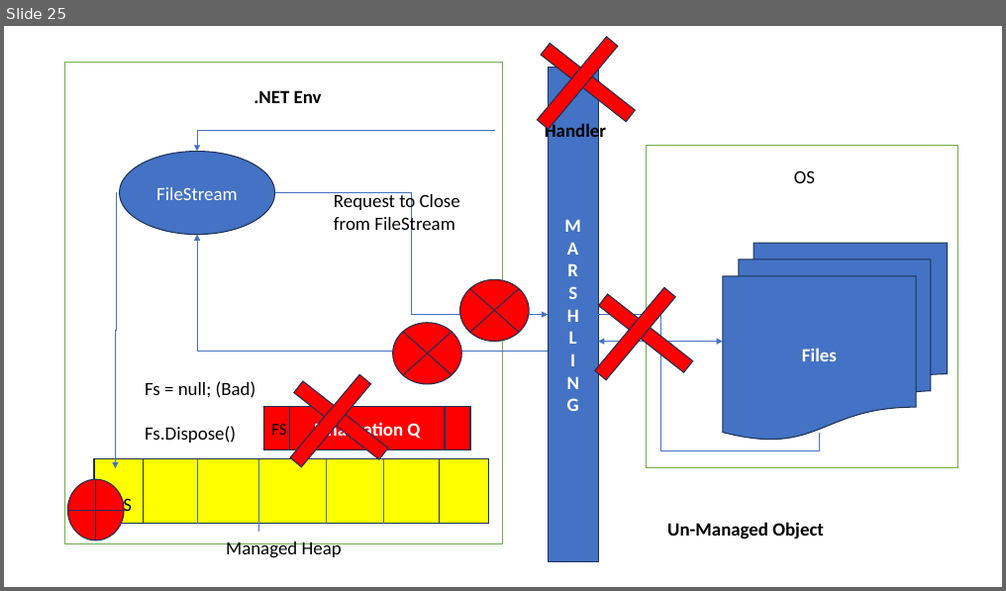
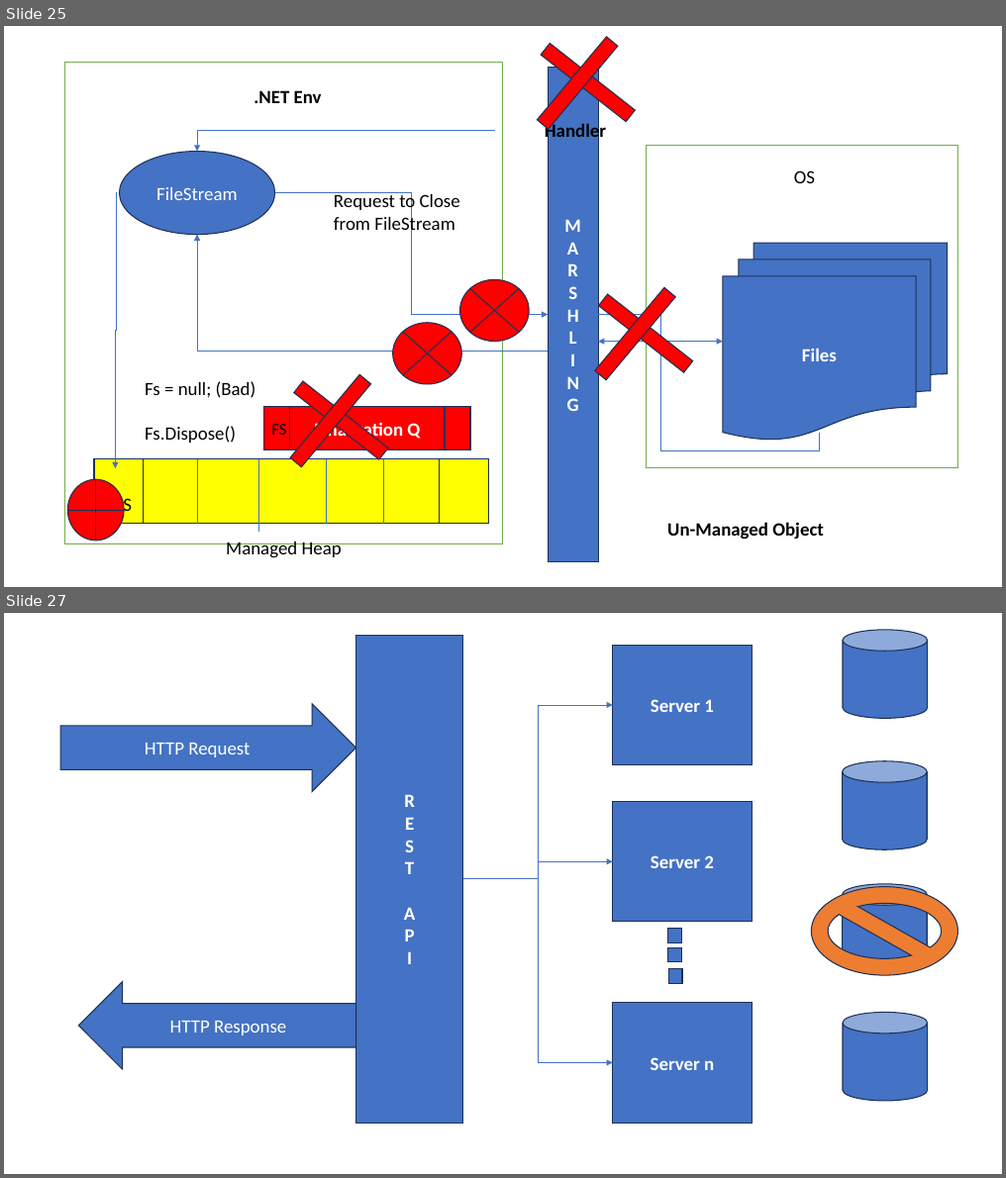
Before and after one commit to maheshsabnis/NetAppsNice, a slide deck: ppts.pptx. Shown one above the other, each under a label of ours: slide 25 before the commit, slides 25 and 27 after it; the slides between them are not shown. The pictures are 1006x591 and 1006x1178 pixels, drawn with LibreOffice and Linux fonts; fonts in the diff are those of the drawing. Boxes give left, top, right and bottom in pixels: in the first picture for what was removed or moved away, otherwise in the second. Text is boxed around its words. In the diff, an @@ line names an element or a change of style, - is before the commit and + after.

```diff
--- a/ppts.pptx
+++ b/ppts.pptx
@@ slide 27 added at (x1=4, y1=613, x2=1002, y2=1174), background #FFFFFF @@
@@ rectangle added at (x1=355, y1=636, x2=463, y2=1124), fill #4472C4, outline #1E3256 1 pt, 18 pt, text #FFFFFF, bold @@
+R
+E
+S
+T
+A
+P
+I
@@ cylinder added at (x1=843, y1=630, x2=927, y2=718), fill #4472C4, outline #1E3256 1 pt @@
@@ rectangle added at (x1=613, y1=646, x2=751, y2=765), fill #4472C4, outline #1E3256 1 pt, 18 pt, text #FFFFFF, bold @@
+Server 1
@@ right arrow added at (x1=60, y1=703, x2=356, y2=791), fill #4472C4, outline #1E3256 1 pt, 18 pt, text #FFFFFF @@
+HTTP Request
@@ elbow arrow added from (463, 878) to (613, 705), #4472C4 0.5 pt @@
@@ cylinder added at (x1=843, y1=761, x2=927, y2=850), fill #4472C4, outline #1E3256 1 pt @@
@@ rectangle added at (x1=613, y1=802, x2=751, y2=922), fill #4472C4, outline #1E3256 1 pt, 18 pt, text #FFFFFF, bold @@
+Server 2
@@ elbow arrow added from (463, 878) to (613, 861), #4472C4 0.5 pt @@
@@ elbow arrow added from (463, 878) to (613, 1062), #4472C4 0.5 pt @@
@@ no-entry sign added at (x1=812, y1=887, x2=958, y2=975), fill #ED7D31, outline #1E3256 1 pt @@
@@ cylinder added at (x1=843, y1=884, x2=927, y2=972), fill #4472C4, outline #1E3256 1 pt @@
@@ rectangle added at (x1=668, y1=928, x2=681, y2=943), fill #4472C4, outline #1E3256 1 pt @@
@@ rectangle added at (x1=668, y1=948, x2=681, y2=961), fill #4472C4, outline #1E3256 1 pt @@
@@ left arrow added at (x1=79, y1=982, x2=356, y2=1069), fill #4472C4, outline #1E3256 1 pt, 18 pt, text #FFFFFF @@
+HTTP Response
@@ rectangle added at (x1=668, y1=969, x2=682, y2=983), fill #4472C4, outline #1E3256 1 pt @@
@@ rectangle added at (x1=613, y1=1003, x2=751, y2=1123), fill #4472C4, outline #1E3256 1 pt, 18 pt, text #FFFFFF, bold @@
+Server n
@@ cylinder added at (x1=843, y1=1013, x2=927, y2=1101), fill #4472C4, outline #1E3256 1 pt @@
```
Also in this commit, not shown: 2 other slides added, 17 other files.
